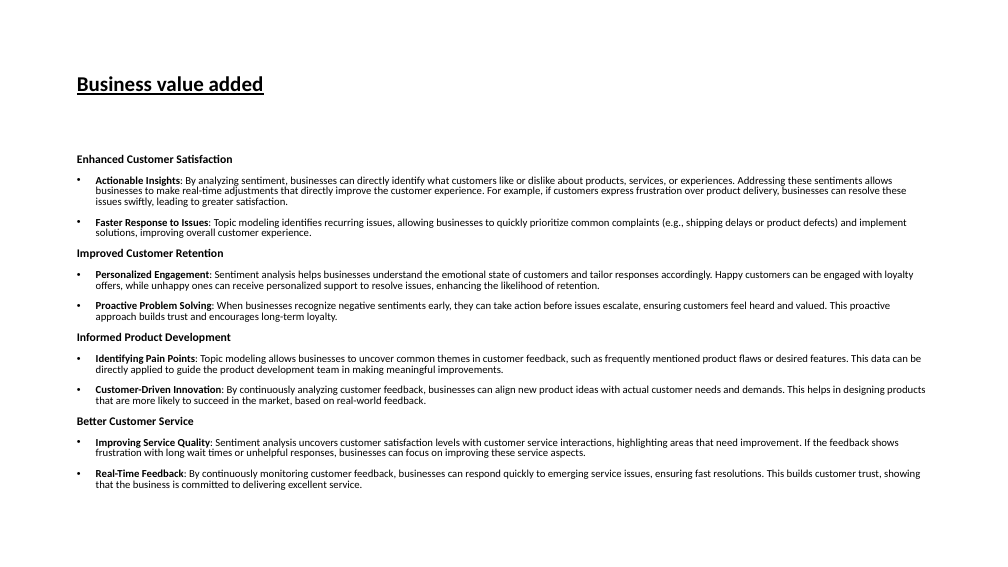
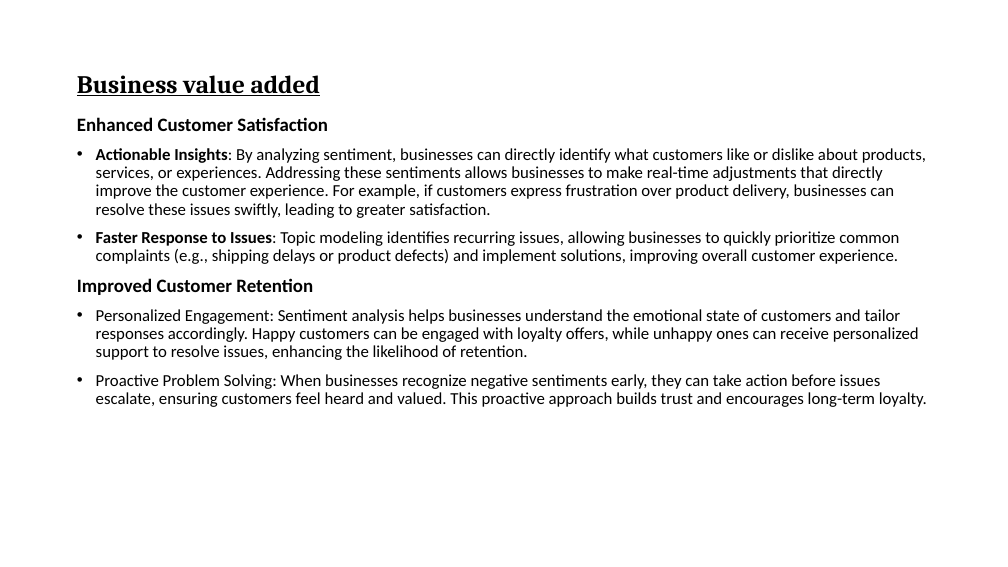
Before and after one commit to ShiviV/DHL-Sentiment-and-Topic-modelling, a slide deck: slide 10 of DHL Approach.pptm. Drawn at 1008x567 pixels with LibreOffice and Linux fonts; fonts in the diff are those of the drawing. Boxes give left, top, right and bottom in pixels: in the first picture for what was removed or moved away, otherwise in the second. Text is boxed around its words. In the diff, an @@ line names an element or a change of style, - is before the commit and + after.

```diff
--- a/DHL Approach.pptm
+++ b/DHL Approach.pptm
@@ title "Business value added" at [77,75,320,96]: size 20 to 24 pt, font Calibri to Cambria @@
@@ text "Enhanced Customer Satisfaction": place and size @@
-text "Enhanced Customer Satisfaction" at [77,154,925,490]
+text "Enhanced Customer Satisfaction" at [77,117,927,407]
@@ text "Enhanced Customer Satisfaction" at [77,117,927,407]: size 11.1 to 18 pt in "Enhanced Customer Satisfaction", "Improved Customer Retention"; size 10.2 to 16 pt; bold off in "Personalized Engagement:", "Proactive Problem Solving:"; line spacing 0.8 to 0.9 @@
@@ text at [77,332,925,490]: paragraphs removed @@
-Informed Product Development
-• Identifying Pain Points: Topic modeling allows businesses to uncover common themes in customer feedback, such as frequently mentioned product flaws or desired features. This data can be directly applied to guide the product development team in making meaningful improvements.
-• Customer-Driven Innovation: By continuously analyzing customer feedback, businesses can align new product ideas with actual customer needs and demands. This helps in designing products that are more likely to succeed in the market, based on real-world feedback.
-Better Customer Service
-• Improving Service Quality: Sentiment analysis uncovers customer satisfaction levels with customer service interactions, highlighting areas that need improvement. If the feedback shows frustration with long wait times or unhelpful responses, businesses can focus on improving these service aspects.
-• Real-Time Feedback: By continuously monitoring customer feedback, businesses can respond quickly to emerging service issues, ensuring fast resolutions. This builds customer trust, showing that the business is committed to delivering excellent service.
```
Also in this commit, not shown: 4 other slides changed, 2 slides added, 2 slides removed.
